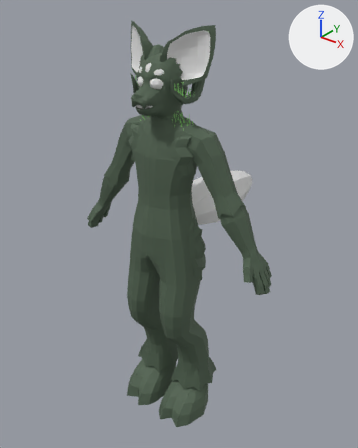
An edit to the FBX model Nettles.fbx, drawn before and after from the same camera.
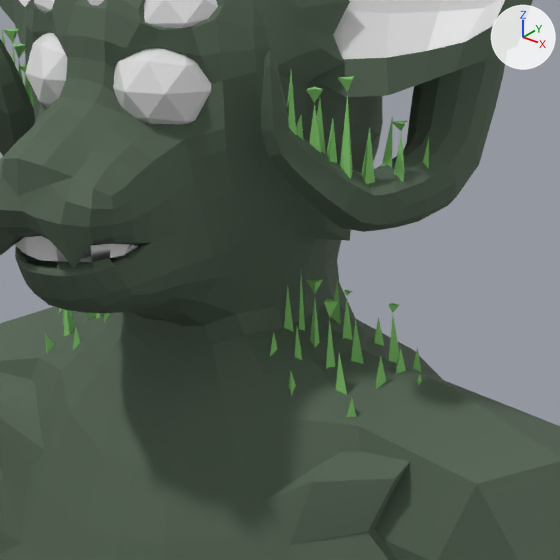
Old and new are each drawn whole from a camera (50 mm lens) standing at (1.38, -1.61, 2.11) and looking at (-0.09, 0.22, 0.97) and again close up on the part from 37% to 59% of the width and 16% to 34% of the height. The axes (+X, +Y, +Z) are drawn at upper right. The lights are the same throughout. Where no turn or scale is listed for an object, it has been applied to the vertices.

Objects in the first close-up: 'Body', 'Eyes'.
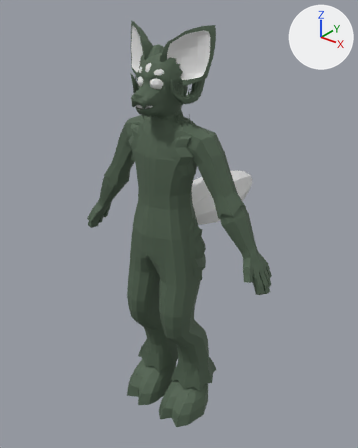
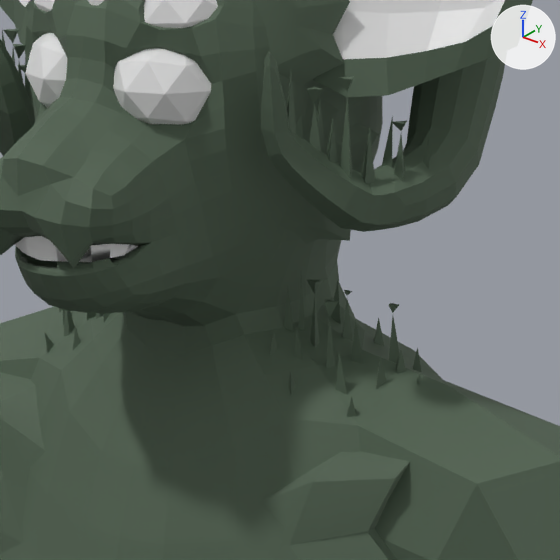
What differs and where, as boxes [x1, y1, x2, y2] in the close-ups (560 x 560 px):
part 1 of me_body, recoloured: [2, 29, 429, 417] in both

The edits, one by one:
me_body has 3829 vertices, 3824 faces and spans x -0.56..0.56, y -0.17..0.77, z 0.0..1.97.
me_body is used by ob_body; location (0.0, 0.0, 0.0).
me_body part 1: all 280 faces that had it switch from mat_moss (green #8acf73) to mat_fur (dark green #516350).
